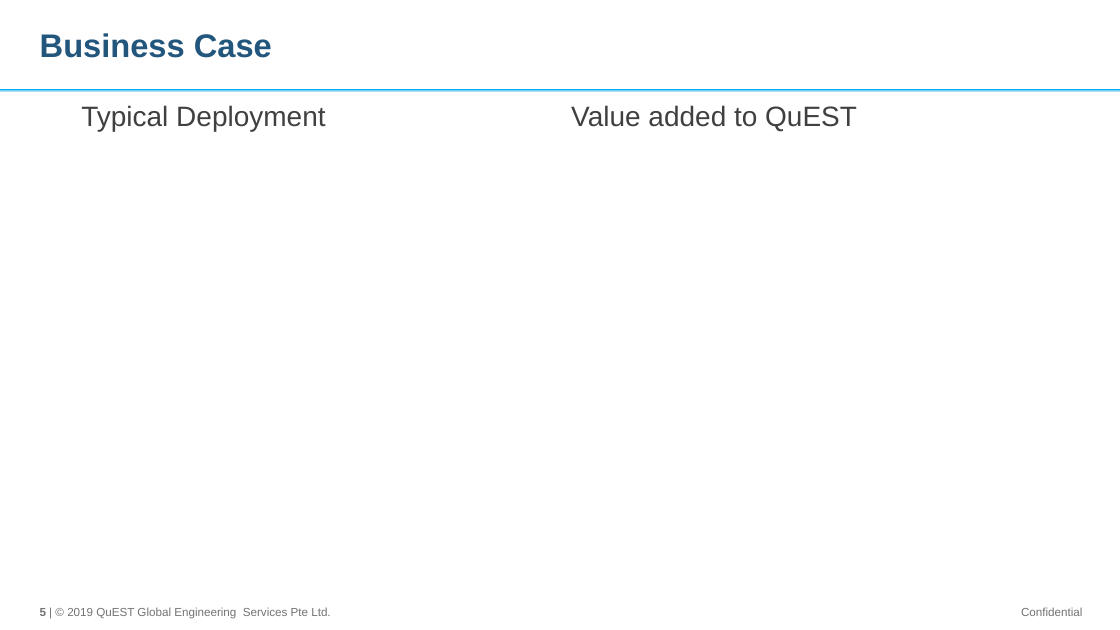
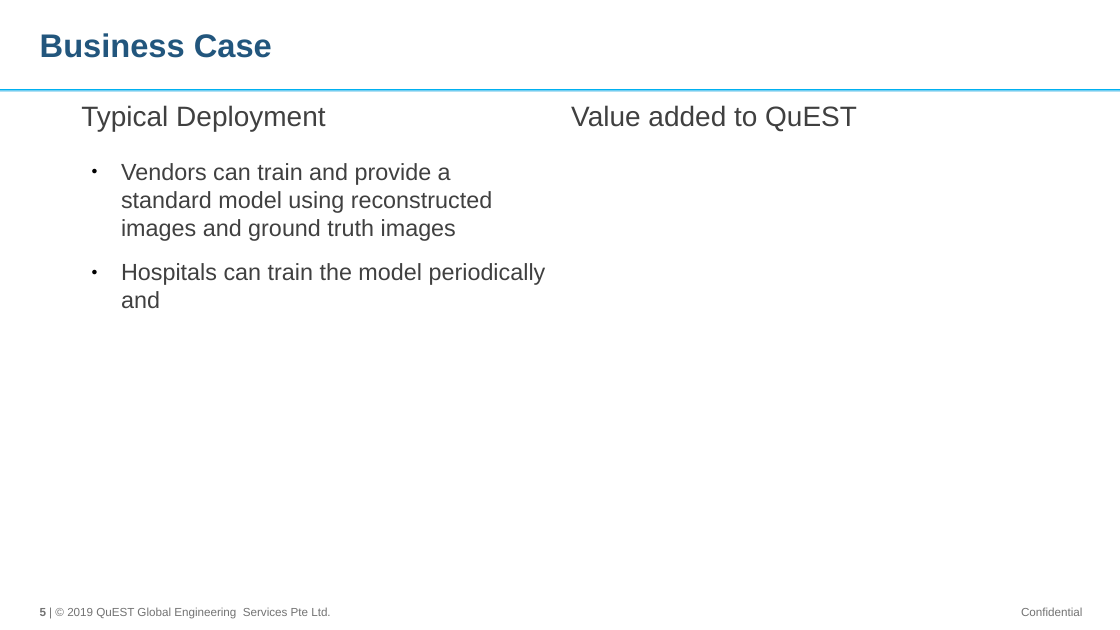
Before and after one commit to vishnurapps/BlueBytes, a slide deck: slide 5 of Doc/HackathonFY19-PresentationTemplate.odp. Drawn at 1120x630 pixels with LibreOffice and Linux fonts; fonts in the diff are those of the drawing; background and template pictures are left out. Boxes give left, top, right and bottom in pixels: in the first picture for what was removed or moved away, otherwise in the second. Text is boxed around its words. In the diff, an @@ line names an element or a change of style, - is before the commit and + after.

```diff
--- a/Doc/HackathonFY19-PresentationTemplate.odp
+++ b/Doc/HackathonFY19-PresentationTemplate.odp
@@ text added at (121,163,546,308), 20 pt, text #404040 @@
+● Vendors can train and provide a standard model using reconstructed images and ground truth images
+● Hospitals can train the model periodically and
```
Also in this commit, not shown: 2 other slides changed, 1 other file.
